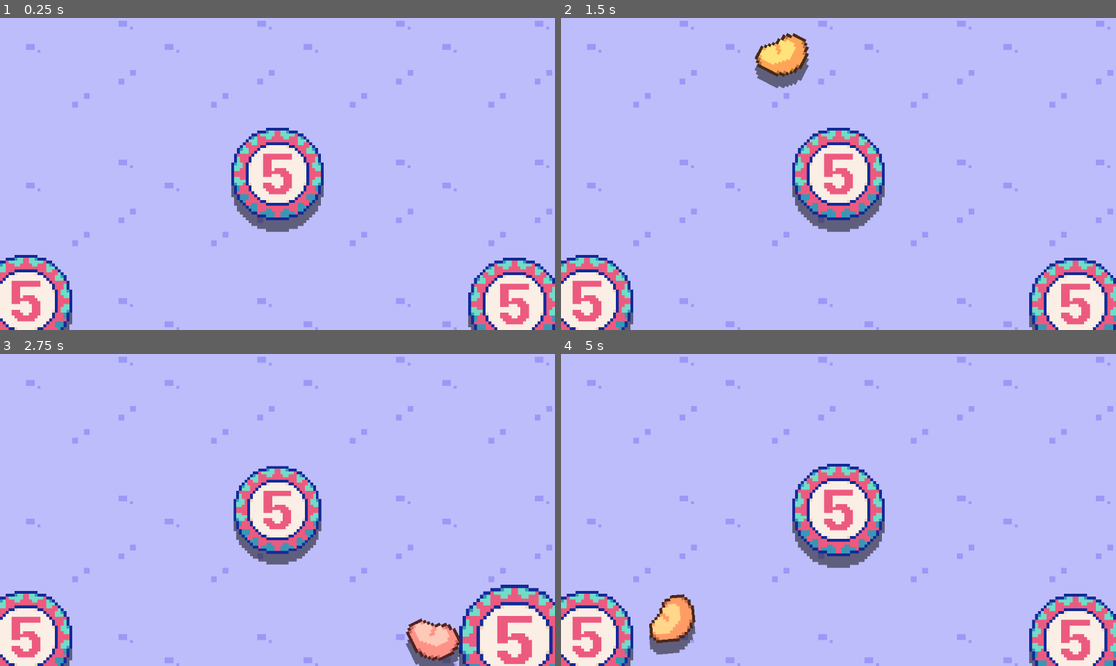
Above: before the commit, frames 1-4 (two rows, left to right).
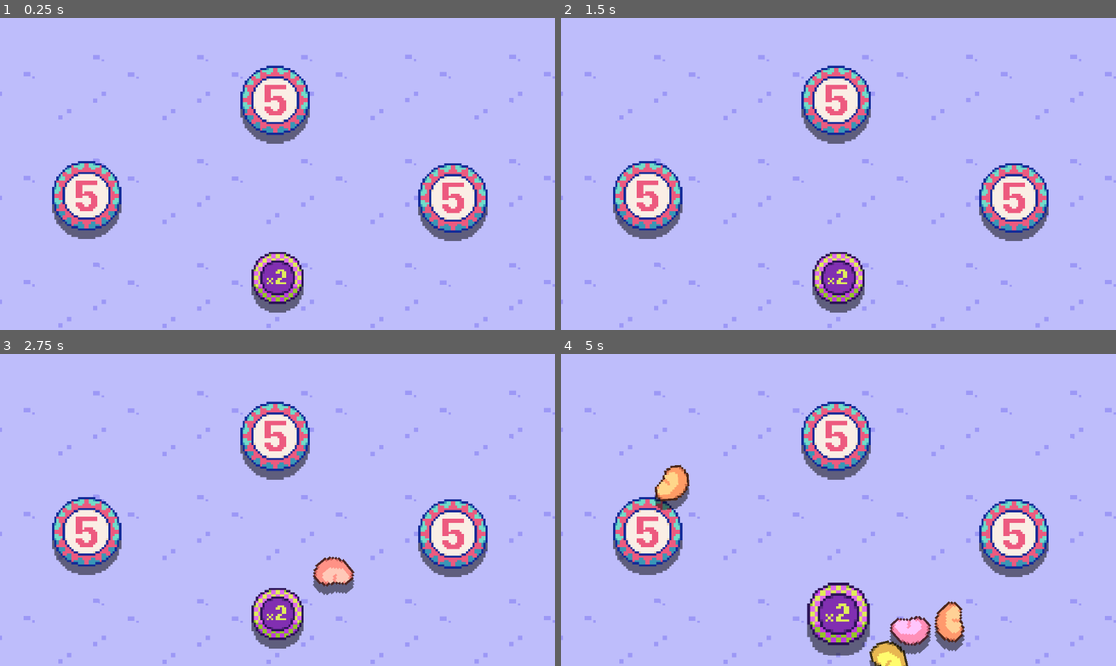
Above: after the commit, the same moments.

Repository: dairycultist/bean-game
Game: Godot game, scene res://scene.tscn
Two runs of this game, one before a commit and one after it. Both use one fixed random seed, a clock stepped at 60 frames per second and the inputs below.
Inputs (mouse positions are in pixels of both pictures, inside the frame that each line leads up to):
- Up to frame 1 (0.25 s): no input
- Up to frame 2 (1.5 s): tap Enter at 0.5 s; move the mouse to (838, 174) at 0.52 s; press the mouse at (838, 174) at 0.53 s; move the mouse to (727, 189) at 1.27 s; release the mouse at (727, 189) at 1.28 s; click (727, 189) at 1.35 s
- Up to frame 3 (2.75 s): move the mouse to (333, 441) at 2.02 s; press the mouse at (333, 441) at 2.03 s
- Up to frame 4 (5 s): move the mouse to (810, 572) at 2.77 s; release the mouse at (810, 572) at 2.78 s; click (810, 572) at 2.85 s; move the mouse to (1005, 556) at 3.52 s; press the mouse at (1005, 556) at 3.53 s; move the mouse to (672, 463) at 4.27 s; release the mouse at (672, 463) at 4.28 s; click (672, 463) at 4.35 s

The runs differ from the first frame. In frame 1, 21% of the frame differs, in the area x 0-100%, y 0-100%; in frame 2, 23%; in frame 3, 24%; in frame 4, 26%.

Commit message:
Add duplicator peg

Diff:
--- a/bean.gd
+++ b/bean.gd
@@ -38,8 +38,8 @@
 
 func _body_entered(body):
 
-	# bumper
-	if body is Bumper:
+	# hit a peg
+	if body is Peg:
 		body.bump(self)
 
 	# play collide sound
--- a/bean_dropper.gd
+++ b/bean_dropper.gd
@@ -23,6 +23,8 @@
 	collider.shape = RectangleShape2D.new()
 	collider.shape.size.x = get_parent().size.x
 	collider.shape.size.y = get_parent().size.y
+	collider.position.x = collider.shape.size.x / 2
+	collider.position.y = collider.shape.size.y / 2
 
 func _process(_delta: float) -> void:
 
--- a/bean_signals.gd
+++ b/bean_signals.gd
@@ -3,6 +3,6 @@
 @warning_ignore("unused_signal")
 signal on_bean_dropped(bean: Bean)
 @warning_ignore("unused_signal")
-signal on_bean_hit_peg(bean: Bean, peg: Node)
+signal on_bean_hit_peg(bean: Bean, peg: Peg)
 @warning_ignore("unused_signal")
-signal on_bean_in_basket(bean: Bean, peg: Node)
+signal on_bean_in_basket(bean: Bean, peg: Peg)
--- a/boons/abstract_boon.gd
+++ b/boons/abstract_boon.gd
@@ -50,6 +50,7 @@
 # Add 5 point for every bean that escapes the jar.
 # If two beans match, and two other beans match within one second, add 30 points.
 # Beans are bouncy.
+# When the round starts, convert a random peg to a duplicate peg.
 
 # boons connect to signals and use the parameters to determine if they should go off
 # boons are children of the score node (this global class connects them to bean events)
--- a/bumper.gd
+++ /dev/null
@@ -1,7 +0,0 @@
-extends StaticBody2D
-class_name Bumper
-
-func bump(bean: Bean):
-	BeanSignals.on_bean_hit_peg.emit(bean, self)
-	$AnimationPlayer.play("bump")
-	$AnimationPlayer.seek(0)
--- /dev/null
+++ b/pegs/peg.gd
@@ -0,0 +1,16 @@
+extends StaticBody2D
+class_name Peg
+
+@export var point_value: int = 5
+
+@export_category("Effects")
+@export var duplicator: bool
+
+func bump(bean: Bean):
+
+	if duplicator:
+		get_node("../BeanDropper").add_child(bean.duplicate())
+
+	BeanSignals.on_bean_hit_peg.emit(bean, self)
+	$AnimationPlayer.play("bump")
+	$AnimationPlayer.seek(0)
--- /dev/null
+++ b/pegs/peg.tscn
@@ -0,0 +1,62 @@
+[gd_scene load_steps=8 format=3 uid="uid://20qdpjnnrdot"]
+
+[ext_resource type="Script" uid="uid://g72wydl8scaf" path="res://pegs/peg.gd" id="1_h31vo"]
+[ext_resource type="Texture2D" uid="uid://cj4o4xl1284dq" path="res://pegs/peg.png" id="2_h31vo"]
+[ext_resource type="Material" uid="uid://bs873r6heb1bt" path="res://shadow.tres" id="2_sn2yj"]
+
+[sub_resource type="Animation" id="Animation_h31vo"]
+length = 0.001
+tracks/0/type = "value"
+tracks/0/imported = false
+tracks/0/enabled = true
+tracks/0/path = NodePath("Sprite:scale")
+tracks/0/interp = 1
+tracks/0/loop_wrap = true
+tracks/0/keys = {
+"times": PackedFloat32Array(0),
+"transitions": PackedFloat32Array(1),
+"update": 0,
+"values": [Vector2(1, 1)]
+}
+
+[sub_resource type="Animation" id="Animation_32yb8"]
+resource_name = "bump"
+length = 0.2
+tracks/0/type = "value"
+tracks/0/imported = false
+tracks/0/enabled = true
+tracks/0/path = NodePath("Sprite:scale")
+tracks/0/interp = 0
+tracks/0/loop_wrap = true
+tracks/0/keys = {
+"times": PackedFloat32Array(0, 0.06666668, 0.10000001, 0.13333334, 0.2),
+"transitions": PackedFloat32Array(1, 1, 1, 1, 1),
+"update": 0,
+"values": [Vector2(1.2, 1.2), Vector2(0.9, 0.9), Vector2(1.1, 1.1), Vector2(0.95, 0.95), Vector2(1, 1)]
+}
+
+[sub_resource type="AnimationLibrary" id="AnimationLibrary_ou0cc"]
+_data = {
+&"RESET": SubResource("Animation_h31vo"),
+&"bump": SubResource("Animation_32yb8")
+}
+
+[sub_resource type="CircleShape2D" id="CircleShape2D_y2354"]
+radius = 16.0
+
+[node name="Bumper" type="StaticBody2D"]
+script = ExtResource("1_h31vo")
+
+[node name="AnimationPlayer" type="AnimationPlayer" parent="."]
+libraries = {
+&"": SubResource("AnimationLibrary_ou0cc")
+}
+
+[node name="Sprite" type="Sprite2D" parent="."]
+texture_filter = 1
+texture_repeat = 1
+material = ExtResource("2_sn2yj")
+texture = ExtResource("2_h31vo")
+
+[node name="CollisionShape2D" type="CollisionShape2D" parent="."]
+shape = SubResource("CircleShape2D_y2354")
--- a/bumper.tscn
+++ b/pegs/peg_duplicator.tscn
@@ -1,8 +1,8 @@
-[gd_scene load_steps=8 format=3 uid="uid://20qdpjnnrdot"]
+[gd_scene load_steps=8 format=3 uid="uid://bt8kaq1qrknu4"]
 
-[ext_resource type="Script" uid="uid://g72wydl8scaf" path="res://bumper.gd" id="1_h31vo"]
-[ext_resource type="Texture2D" uid="uid://cj4o4xl1284dq" path="res://bumper.png" id="2_h31vo"]
-[ext_resource type="Material" uid="uid://bs873r6heb1bt" path="res://shadow.tres" id="2_sn2yj"]
+[ext_resource type="Script" uid="uid://g72wydl8scaf" path="res://pegs/peg.gd" id="1_sj13g"]
+[ext_resource type="Material" uid="uid://bs873r6heb1bt" path="res://shadow.tres" id="2_ihmhw"]
+[ext_resource type="Texture2D" uid="uid://buaapxdv7no30" path="res://pegs/peg_duplicator.png" id="3_sj13g"]
 
 [sub_resource type="Animation" id="Animation_h31vo"]
 length = 0.001
@@ -42,10 +42,12 @@
 }
 
 [sub_resource type="CircleShape2D" id="CircleShape2D_y2354"]
-radius = 16.0
+radius = 12.0
 
 [node name="Bumper" type="StaticBody2D"]
-script = ExtResource("1_h31vo")
+script = ExtResource("1_sj13g")
+point_value = 0
+duplicator = true
 
 [node name="AnimationPlayer" type="AnimationPlayer" parent="."]
 libraries = {
@@ -55,8 +57,8 @@
 [node name="Sprite" type="Sprite2D" parent="."]
 texture_filter = 1
 texture_repeat = 1
-material = ExtResource("2_sn2yj")
-texture = ExtResource("2_h31vo")
+material = ExtResource("2_ihmhw")
+texture = ExtResource("3_sj13g")
 
 [node name="CollisionShape2D" type="CollisionShape2D" parent="."]
 shape = SubResource("CircleShape2D_y2354")
--- a/scene.tscn
+++ b/scene.tscn
@@ -1,9 +1,10 @@
-[gd_scene load_steps=8 format=3 uid="uid://5ilcdthf5fh5"]
+[gd_scene load_steps=9 format=3 uid="uid://5ilcdthf5fh5"]
 
 [ext_resource type="Script" uid="uid://bce4vbqpm3soy" path="res://bean_dropper.gd" id="2_nxogm"]
 [ext_resource type="PackedScene" uid="uid://cn757hnlqkpnk" path="res://bean.tscn" id="3_3253y"]
+[ext_resource type="PackedScene" uid="uid://bt8kaq1qrknu4" path="res://pegs/peg_duplicator.tscn" id="3_ni31j"]
 [ext_resource type="AudioStream" uid="uid://dfx6ai1konf05" path="res://click.wav" id="4_m7jmp"]
-[ext_resource type="PackedScene" uid="uid://20qdpjnnrdot" path="res://bumper.tscn" id="5_ni31j"]
+[ext_resource type="PackedScene" uid="uid://20qdpjnnrdot" path="res://pegs/peg.tscn" id="5_ni31j"]
 [ext_resource type="Texture2D" uid="uid://8esxwq4mp1eo" path="res://bg.png" id="5_y2354"]
 [ext_resource type="Script" uid="uid://dppaxmnswb3f2" path="res://stat_manager.gd" id="6_y2354"]
 
@@ -13,14 +14,14 @@
 [node name="Scene" type="Node2D"]
 
 [node name="Camera" type="Camera2D" parent="."]
-zoom = Vector2(6, 6)
+zoom = Vector2(4.5, 4.5)
 
 [node name="DropRegion" type="NinePatchRect" parent="."]
 texture_filter = 1
-offset_left = -120.0
-offset_top = -150.0
-offset_right = 120.0
-offset_bottom = 150.0
+offset_left = -150.0
+offset_top = -200.0
+offset_right = 150.0
+offset_bottom = 200.0
 texture = ExtResource("5_y2354")
 region_rect = Rect2(0, 0, 64, 64)
 patch_margin_left = 8
@@ -31,19 +32,24 @@
 axis_stretch_vertical = 1
 
 [node name="Bumper" parent="DropRegion" instance=ExtResource("5_ni31j")]
-position = Vector2(120, 150)
+position = Vector2(149, 166)
 
 [node name="Bumper2" parent="DropRegion" instance=ExtResource("5_ni31j")]
-position = Vector2(33, 194)
+position = Vector2(62, 210)
 
 [node name="Bumper3" parent="DropRegion" instance=ExtResource("5_ni31j")]
-position = Vector2(202, 195)
+position = Vector2(231, 211)
 
 [node name="Bumper4" parent="DropRegion" instance=ExtResource("5_ni31j")]
-position = Vector2(118, 233)
+position = Vector2(203, 311)
+
+[node name="Bumper5" parent="DropRegion" instance=ExtResource("3_ni31j")]
+position = Vector2(150, 248)
+
+[node name="Bumper6" parent="DropRegion" instance=ExtResource("5_ni31j")]
+position = Vector2(95, 311)
 
 [node name="BeanDropper" type="Area2D" parent="DropRegion" node_paths=PackedStringArray("camera")]
-position = Vector2(120, 150)
 script = ExtResource("2_nxogm")
 bean = ExtResource("3_3253y")
 camera = NodePath("../../Camera")
--- a/stat_manager.gd
+++ b/stat_manager.gd
@@ -14,9 +14,9 @@
 
 	point_label_anim_intensity = lerp(point_label_anim_intensity, 1.0, delta)
 
-func _on_bean_hit_peg(_bean: Bean, _peg: Node) -> bool:
+func _on_bean_hit_peg(_bean: Bean, peg: Peg) -> bool:
 
-	points += 5
+	points += peg.point_value
 	$PointLabel.text = "Points: " + str(points)
 
 	point_label_anim_intensity = 4.0
Renamed: bumper.gd.uid -> pegs/peg.gd.uid
Renamed: bumper.png -> pegs/peg.png
Not shown, added: pegs/peg.png.import
Binary file added: pegs/peg_duplicator.png
Not shown, changed: pegs/peg_duplicator.png.import
